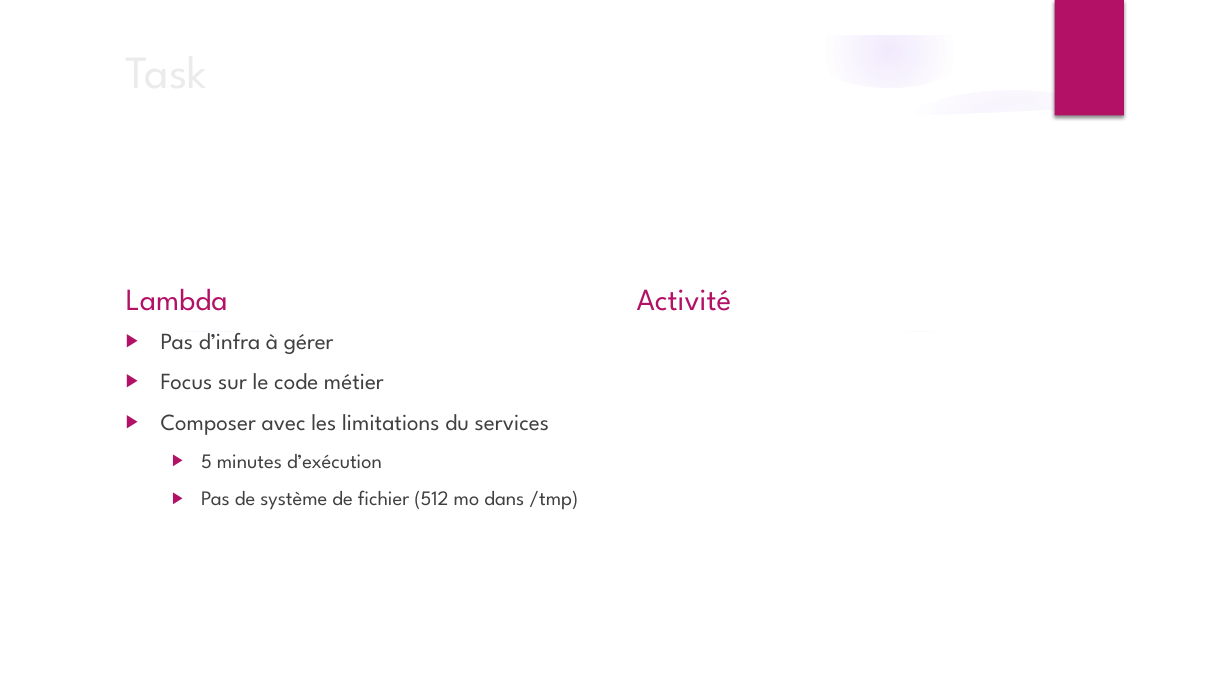
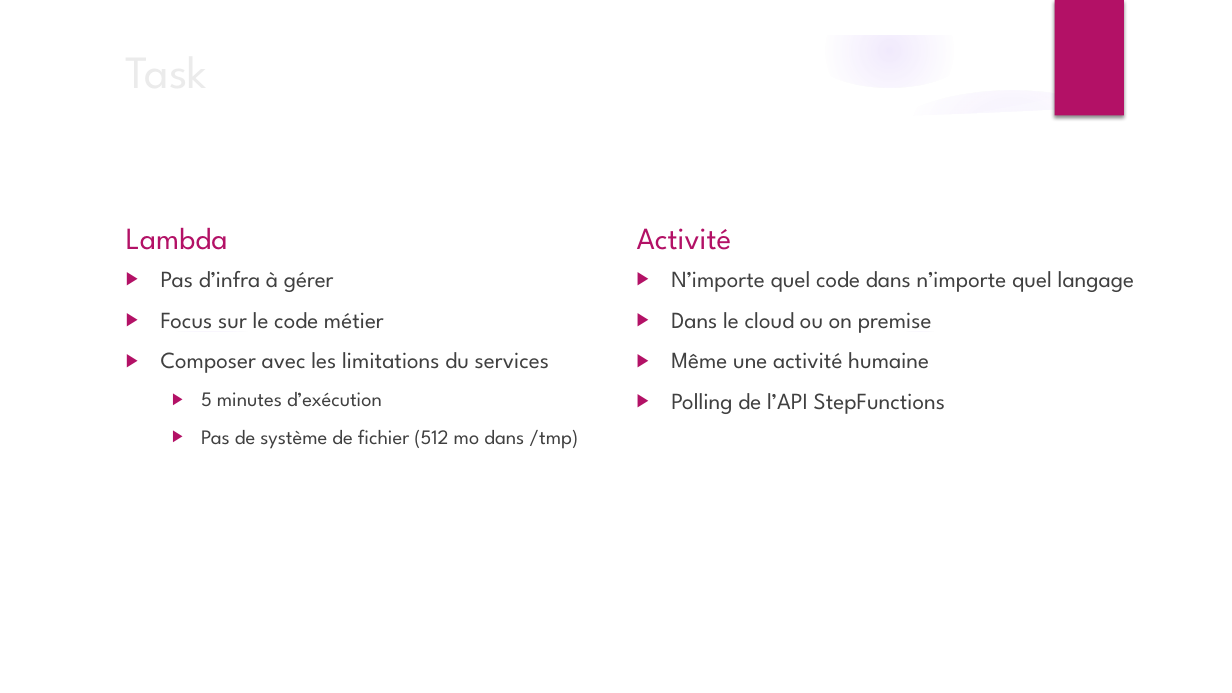
Before and after one commit to jerep6/aws-lambda, a slide deck: slide 9 of xke-stepfunctions.pptx (slide 8 before the commit). Drawn at 1232x693 pixels with LibreOffice and Linux fonts; fonts in the diff are those of the drawing; background and template pictures are left out. Boxes give left, top, right and bottom in pixels: in the first picture for what was removed or moved away, otherwise in the second. Text is boxed around its words. In the diff, an @@ line names an element or a change of style, - is before the commit and + after.

```diff
--- a/xke-stepfunctions.pptx
+++ b/xke-stepfunctions.pptx
@@ 3 texts: place and size @@
-3 texts at <box>126,288,732,510</box>
+3 texts at <box>126,227,732,449</box>
@@ text added at <box>671,271,1134,414</box>, 18 pt, text #404040 @@
+▶ N’importe quel code dans n’importe quel langage
+▶ Dans le cloud ou on premise
+▶ Même une activité humaine
+▶ Polling de l’API StepFunctions
```
Also in this commit, not shown: 1 other slide changed, 4 slides added, 1 slide removed, 12 other files.
